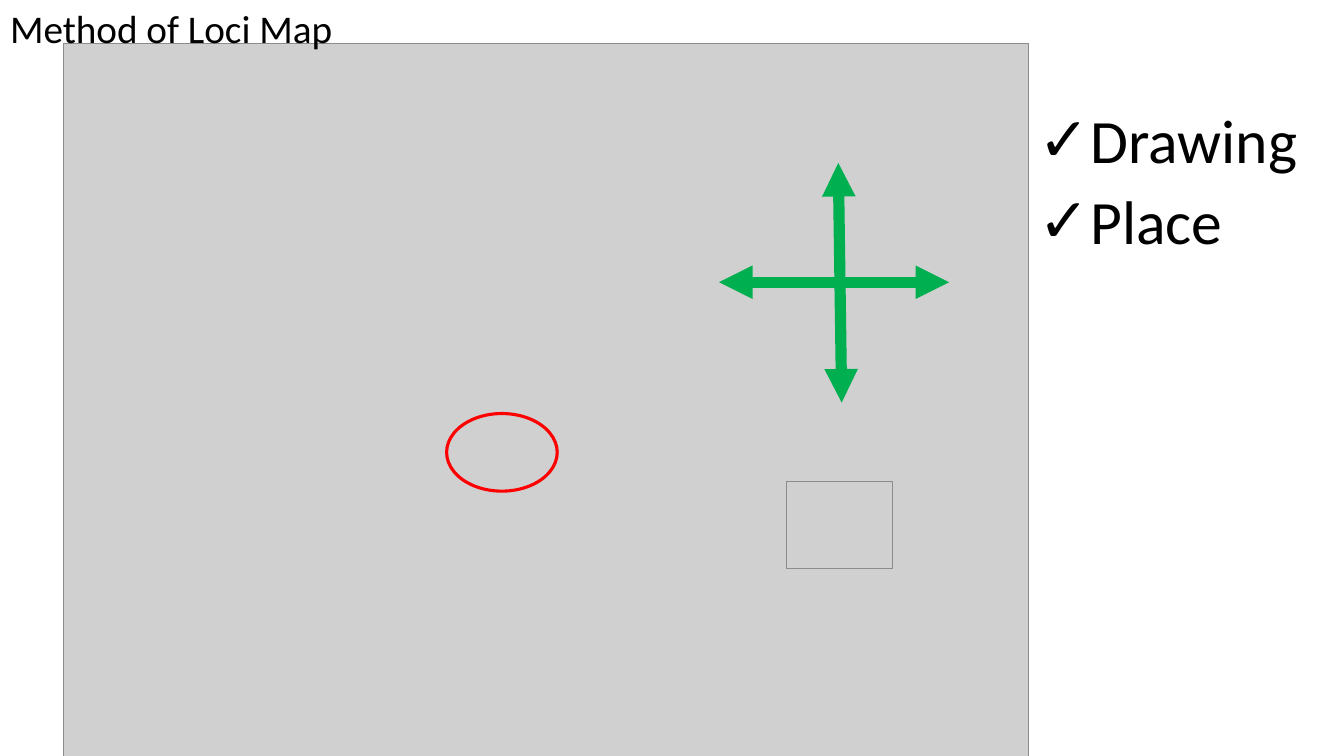
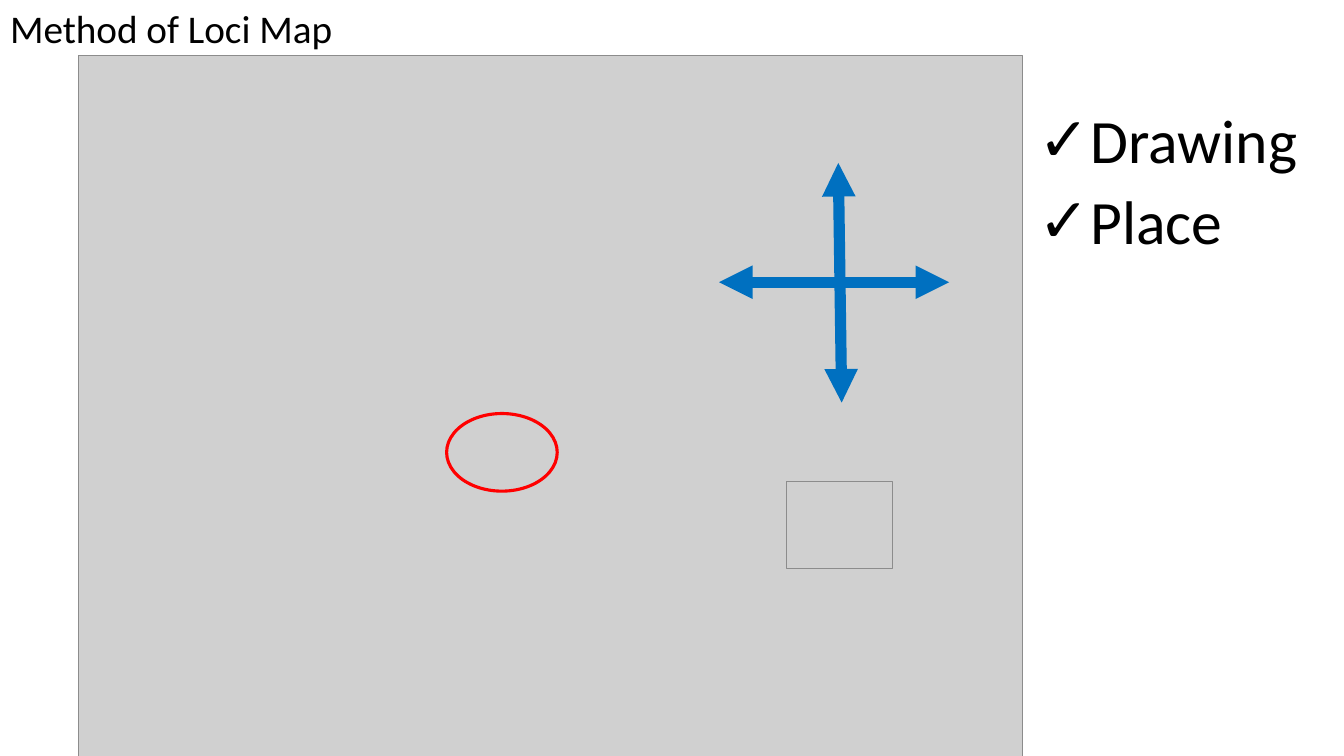
Before and after one commit to codeAligned/rw, a slide deck: slide 9 of dm1/minitalks/ron/knowing_ds/know_ds_rn.pptx. Drawn at 1344x756 pixels with LibreOffice and Linux fonts; fonts in the diff are those of the drawing; grey boxes stand for pictures. Boxes give left, top, right and bottom in pixels: in the first picture for what was removed or moved away, otherwise in the second. Text is boxed around its words. In the diff, an @@ line names an element or a change of style, - is before the commit and + after.

```diff
--- a/dm1/minitalks/ron/knowing_ds/know_ds_rn.pptx
+++ b/dm1/minitalks/ron/knowing_ds/know_ds_rn.pptx
@@ picture resized from (x1=64, y1=43, x2=1029, y2=756) to (x1=79, y1=55, x2=1022, y2=756) @@
@@ double arrow (842, 402) - (839, 163): stroke #00B050 8 pt to #0070C0 8 pt @@
@@ double arrow (950, 282) - (719, 282): stroke #00B050 8 pt to #0070C0 8 pt @@
```
Also in this commit, not shown: 4 other slides changed, 1 slide added, 3 other files.
